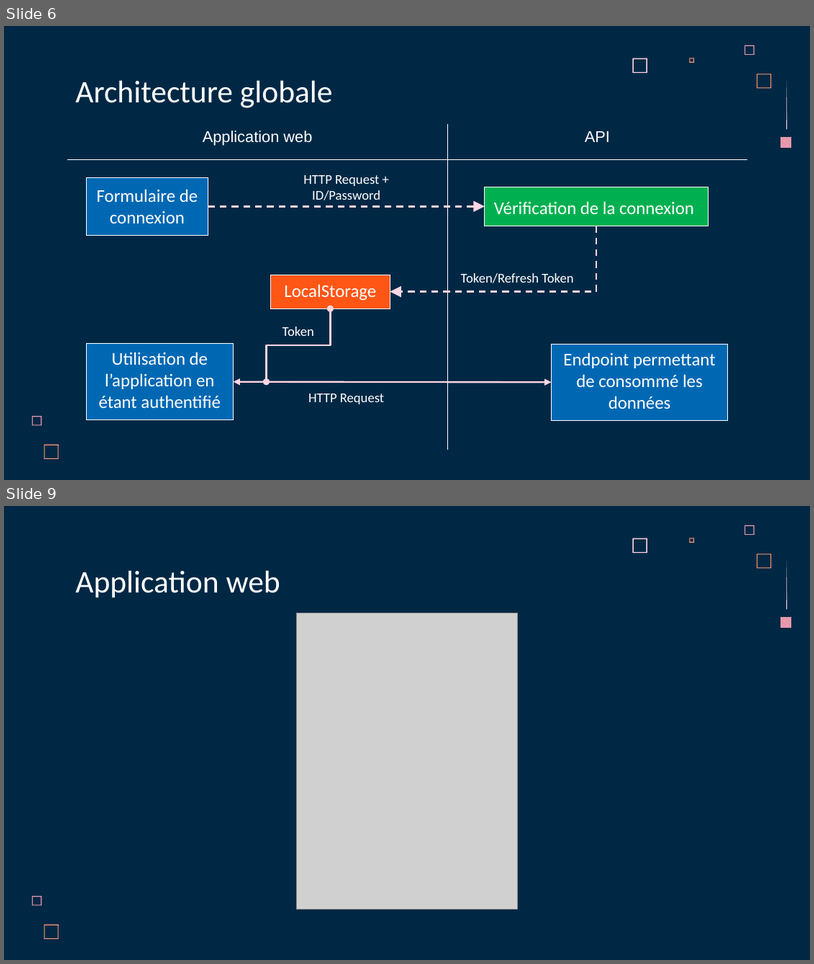
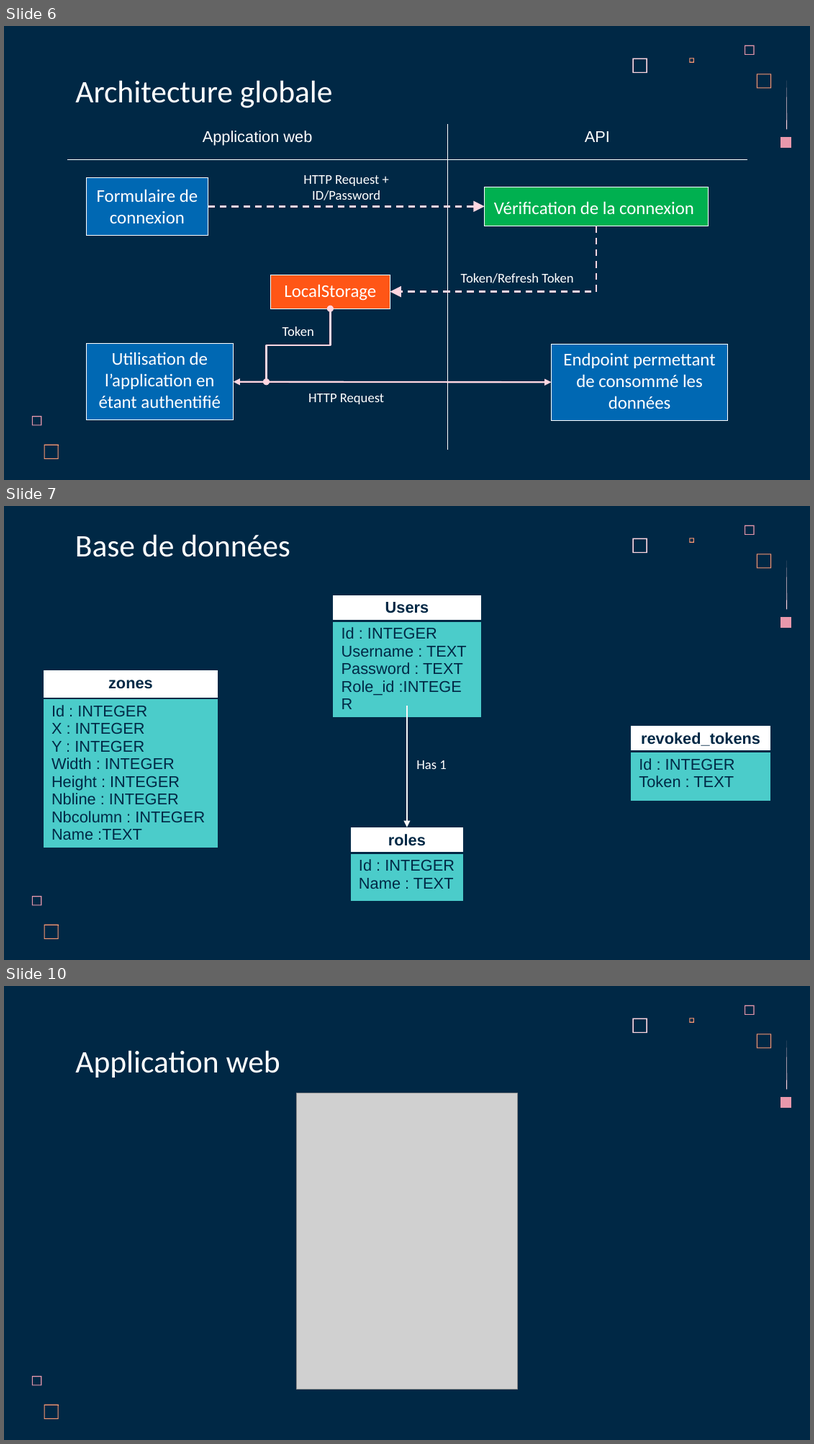
Before and after one commit to LoicSERRE/Projet-annuel-BUT3, a slide deck: Revue de projet/Diapo revue de projet.pptx. Shown one above the other, each under a label of ours: slides 6 and 9 before the commit, slides 6, 7 and 10 after it; the slides between them are not shown. The pictures are 814x964 and 814x1444 pixels, drawn with LibreOffice and Linux fonts; fonts in the diff are those of the drawing; grey boxes stand for pictures. Boxes give left, top, right and bottom in pixels: in the first picture for what was removed or moved away, otherwise in the second. Text is boxed around its words. In the diff, an @@ line names an element or a change of style, - is before the commit and + after.

```diff
--- a/Revue de projet/Diapo revue de projet.pptx
+++ b/Revue de projet/Diapo revue de projet.pptx
@@ slide 7 added at <box>4,506,810,960</box>, background #002845; not listed: 8 template elements that a slide beside it also shows @@
@@ title added at <box>75,534,291,557</box>, 28 pt, text #FFFFFF @@
+Base de données
@@ table added at <box>333,595,481,705</box>, 2 rows, 1 columns @@
+Users
+Id : INTEGER / Username : TEXT / Password : TEXT / Role_id :INTEGER
@@ table added at <box>44,670,218,857</box>, 2 rows, 1 columns @@
+zones
+Id : INTEGER / X : INTEGER / Y : INTEGER / Width : INTEGER / Height : INTEGER / Nbline : INTEGER / Nbcolumn : INTEGER / Name :TEXT
@@ arrow added from (407, 705) to (407, 827), #F8F8F8 1.5 pt @@
@@ table added at <box>631,726,771,801</box>, 2 rows, 1 columns @@
+revoked_tokens
+Id : INTEGER / Token : TEXT
@@ text added at <box>417,760,446,769</box>, 12 pt, text #FFFFFF @@
+Has 1
@@ table added at <box>351,827,463,901</box>, 2 rows, 1 columns @@
+roles
+Id : INTEGER / Name : TEXT
@@ what was slide 9 is now slide 10 @@
```
Also in this commit, not shown: 1 slide changed, 1 other slide added, 1 slide removed.
